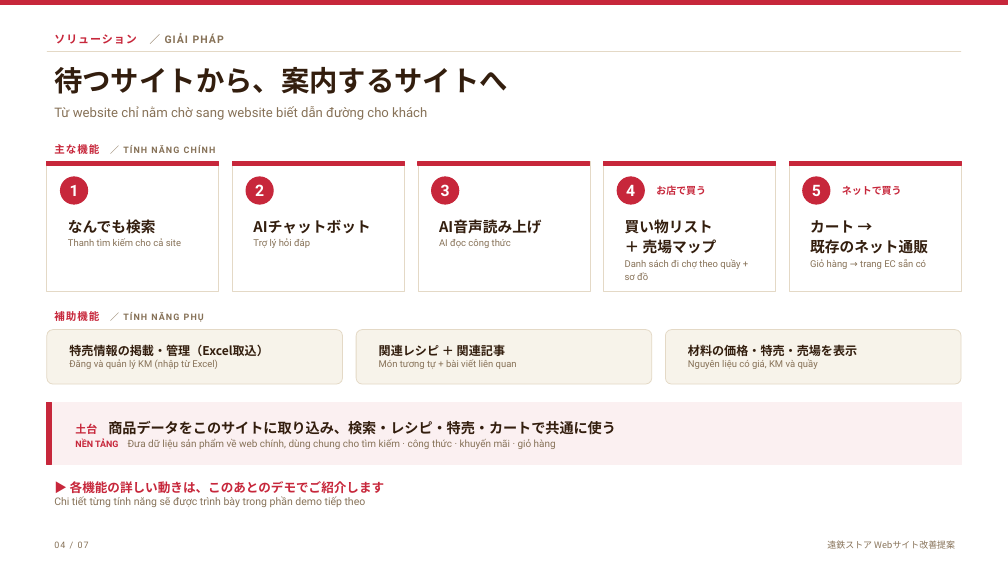
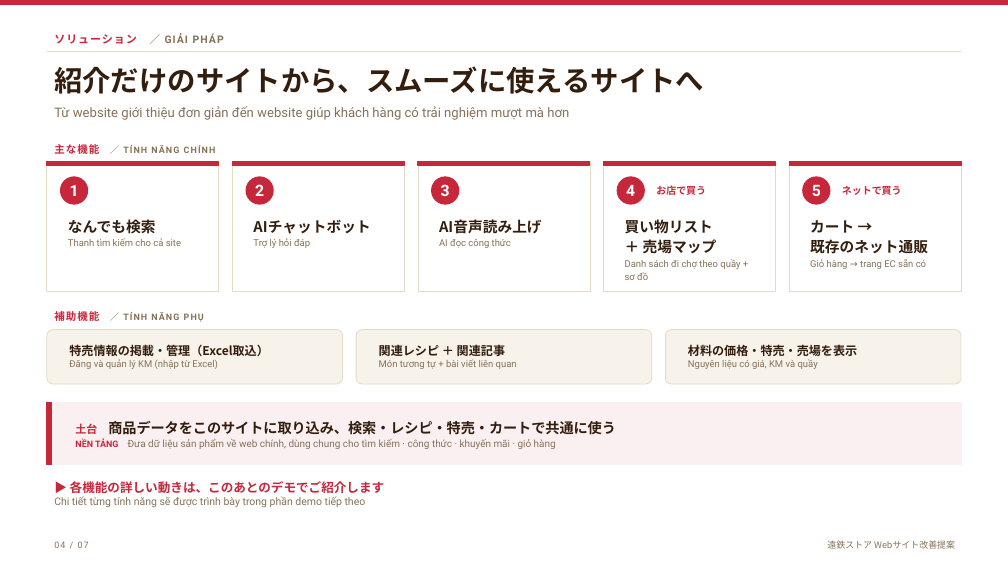
Before and after one commit to minh-nguyenn/challenge, a slide deck: slide 4 of entstore_features_update.pptx. Drawn at 1008x567 pixels with LibreOffice and Linux fonts; fonts in the diff are those of the drawing. Boxes give left, top, right and bottom in pixels: in the first picture for what was removed or moved away, otherwise in the second. Text is boxed around its words. In the diff, an @@ line names an element or a change of style, - is before the commit and + after.

```diff
--- a/entstore_features_update.pptx
+++ b/entstore_features_update.pptx
@@ text at (x1=54, y1=66, x2=704, y2=94): text changed @@
-待つサイトから、案内するサイトへ
+紹介だけのサイトから、スムーズに使えるサイトへ
@@ text at (x1=54, y1=106, x2=569, y2=120): text changed @@
-Từ website chỉ nằm chờ sang website biết dẫn đường cho khách
+Từ website giới thiệu đơn giản đến website giúp khách hàng có trải nghiệm mượt mà hơn
```
Also in this commit, not shown: 3 other slides changed, 7 other files.
